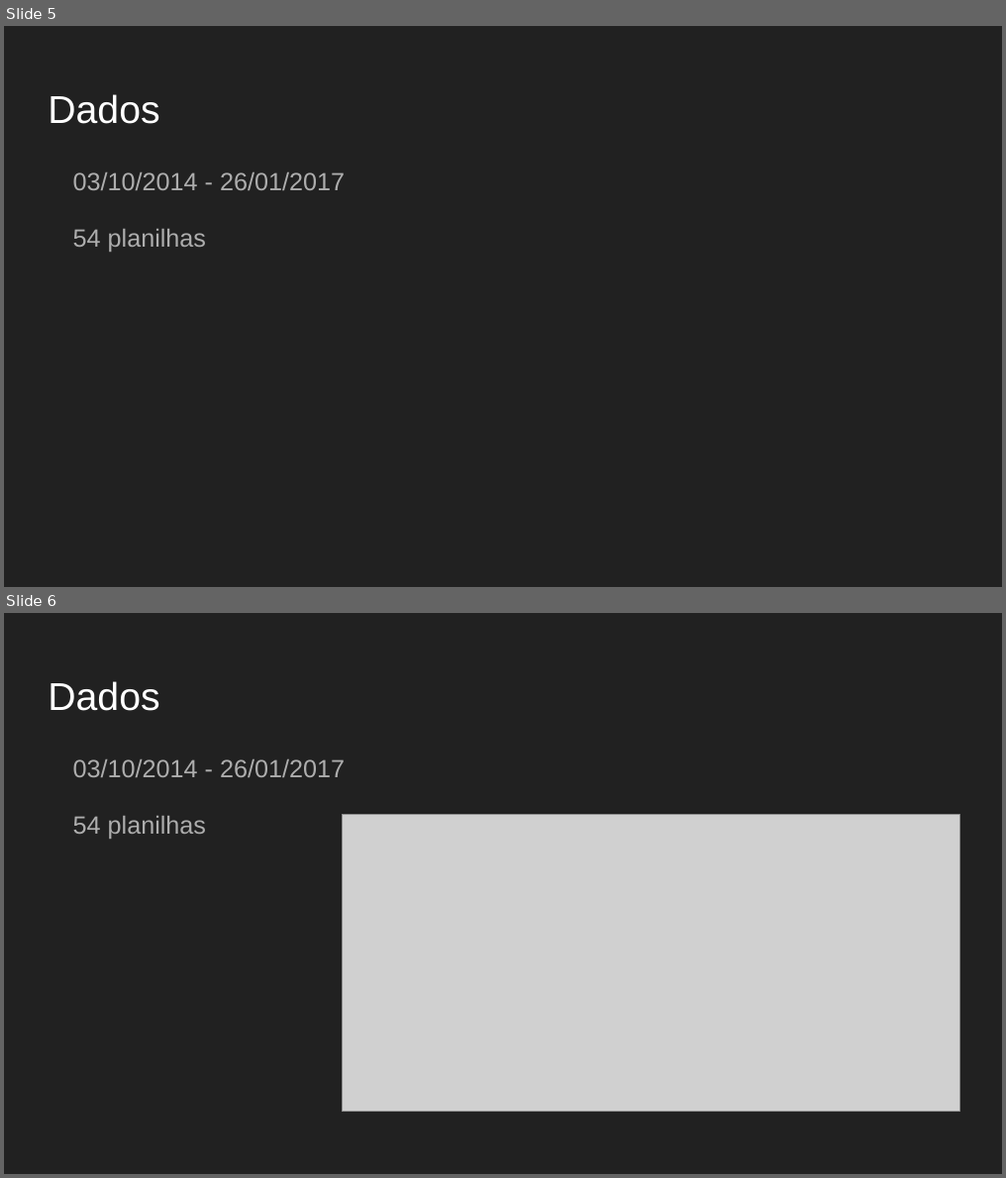
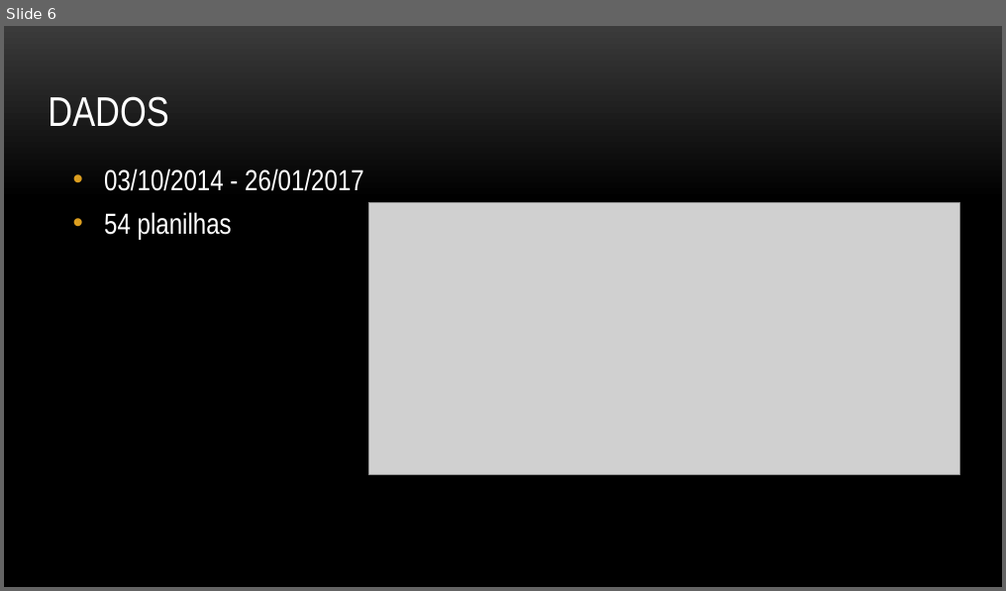
Before and after one commit to rrbarioni/BatVis-visualizacao-2017-1, a slide deck: files/Apresentacao_BatVis.pptx. Shown one above the other, each under a label of ours: slides 5 and 6 before the commit, slide 6 after it. The pictures are 1006x1178 and 1006x591 pixels, drawn with LibreOffice and Linux fonts; fonts in the diff are those of the drawing; grey boxes stand for pictures; background and template pictures are left out. Boxes give left, top, right and bottom in pixels: in the first picture for what was removed or moved away, otherwise in the second. Text is boxed around its words. In the diff, an @@ line names an element or a change of style, - is before the commit and + after.

```diff
--- a/files/Apresentacao_BatVis.pptx
+++ b/files/Apresentacao_BatVis.pptx
@@ slide 6 removed at box(4, 613, 1002, 1174), background #212121 @@
@@ title removed at box(48, 681, 159, 711) @@
-Dados
@@ text removed at box(73, 760, 345, 839) @@
-03/10/2014 - 26/01/2017
-54 planilhas
@@ picture removed at box(343, 815, 960, 1111) @@
@@ what was slide 5 is now slide 6 @@
@@ slide 6 changed as well @@
@@ background #212121 to picture (left out) @@
@@ title at box(48, 96, 168, 127): text changed; size 28 to 30 pt; font Arial to Arial Narrow @@
-Dados
+DADOS
@@ text "03/10/2014 - 26/01/2017" at box(104, 169, 364, 239): size 18 to 21 pt, font Arial to Arial Narrow, text colour #ADADAD to #FFFFFF; bullet none to •; line spacing 1.15 to 1; less space between paragraphs @@
@@ picture added at box(368, 202, 959, 474) @@
```
Also in this commit, not shown: 7 other slides changed, 2 slides added, 1 other file.
